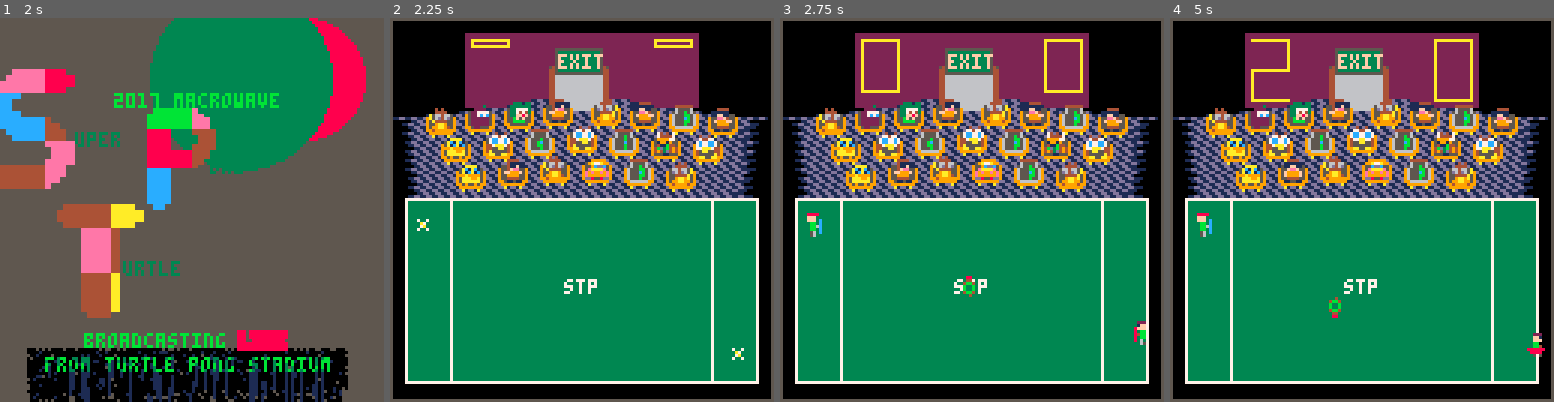
Above: before the commit, frames 1-4 (left to right).
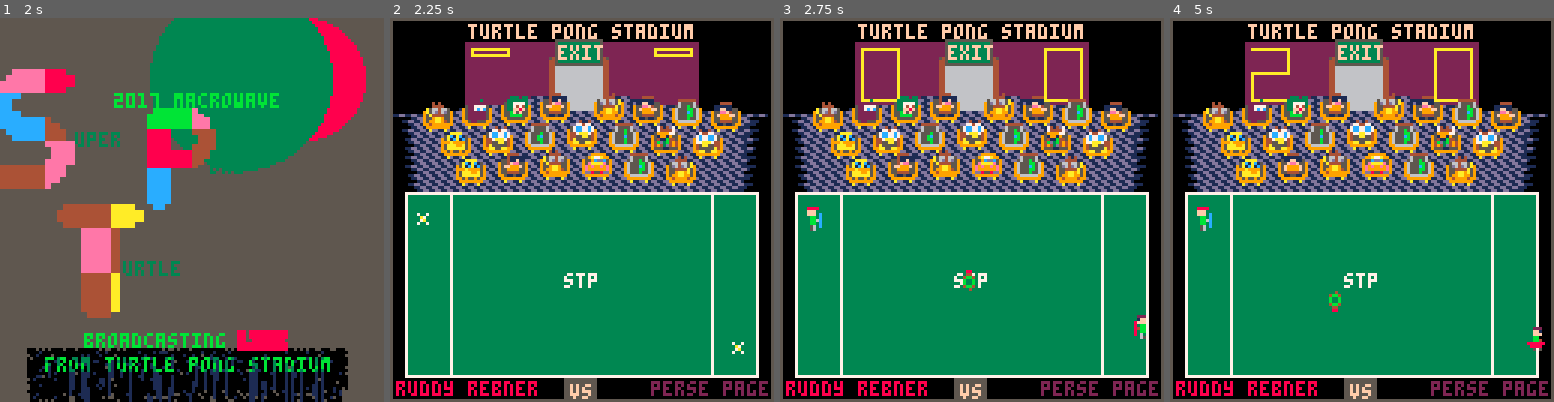
Above: after the commit, the same moments.

Repository: topromulan/STP4
Game: PICO-8 cartridge stp4.p8
The game is run twice, just before and just after one commit, with the same random seed, the same clock (stepped at 60 frames per second) and the same inputs.
Inputs:
- Up to frame 1 (2 s): tap X (X key) at 0.33, 1.07, 1.85 s; tap O (Z key) at 0.7, 1.7 s; hold Right from 1.6 s (still down)
- Up to frame 2 (2.25 s): release Right at 2.1 s; tap O (Z key) at 2.1 s; hold Up from 2.15 s (still down)
- Up to frame 3 (2.75 s): release Up at 2.42 s; hold Right from 2.47 s (still down); tap O (Z key) at 2.5 s
- Up to frame 4 (5 s): tap O (Z key) every 0.4 s from 2.9 to 4.9 s; tap X (X key) at 2.97, 4.08 s; release Right at 3.03 s; hold Left 3.08-3.58 s; hold Down 3.63-3.97 s; hold Right 4.02-4.68 s; hold Up from 4.73 s (still down)

Frame 1 is identical in both runs. In frame 2, 26% of the frame differs, in the area x 0-99%, y 1-100%; in frame 3, 26%; in frame 4, 26%.

Commit message:
new name system and stadium adjustments

Diff:
--- a/stp4.p8
+++ b/stp4.p8
@@ -259,6 +259,18 @@
  players[1].winding_dir=1
  players[2].winding_dir=1
 
+ local lnames={
+  {"red","red","red","rouge","rusty","ruddy","redder","rosy"},
+  {"ricky","ricky","ralf","rancid","remy","rebner","raggy","rose","ray","ruffguy"}
+ }
+ local rnames={
+  {"purple","purple","purplish","p.","plum","perse"},
+  {"pete","pete","page","paddy","padma","price","pinky","pepper","po-po"}
+ }
+
+ players[1].name=lnames[1][1+flr(rnd(#lnames[1]))].." "..lnames[2][1+flr(rnd(#lnames[2]))]
+ players[2].name=rnames[1][1+flr(rnd(#rnames[1]))].." "..rnames[2][1+flr(rnd(#rnames[2]))]
+
  trophy_for_player1=false
  trophy_for_player2=false
  party_message=nil
@@ -271,8 +283,8 @@
  stadium.audience={}
 
  stadium.floor={}
- stadium.floor.top=26
- stadium.floor.height=33
+ stadium.floor.top=25
+ stadium.floor.height=32
  --regular floor
  local rugcolorpairs={{2,14,false},{3,4,false},{1,13,false},{0,5,false},{12,13,false},{12,13,true}}
  local i=1+flr(rnd(#rugcolorpairs))
@@ -282,22 +294,21 @@
  stadium.floor.flicker=rugcolorpairs[i][3]
 
  stadium.seats={
-  {9,27},{22,26},{35,25},{48,24},
-  {64,24},{77,25},{90,26},{103,27},
-
-  {14,36},{28,35},{42,34},
-          {56,33},
-  {70,34},{84,35},{98,36},
-
-  {19,45},{33,44},{47,43},
-  {61,43},{75,44},{89,45},
-
+  {8,25},{21,24},{34,23},{47,22},
+  {65,22},{78,23},{91,24},{104,25},
+
+  {14,34},{28,33},{42,32},
+          {56,31},
+  {70,32},{84,33},{98,34},
+
+  {19,43},{33,42},{47,41},
+  {61,41},{75,42},{89,43},
  }
 
  stadium.field.left=5
  stadium.field.right=122
- stadium.field.top=60
- stadium.field.bottom=121
+ stadium.field.top=58
+ stadium.field.bottom=119
  stadium.field.middle=0.5*(stadium.field.left+stadium.field.right)
  stadium.field.chalkcolor=7
  stadium.field.grasscolor=3
@@ -305,12 +316,14 @@
 
  stadium.display.left=25
  stadium.display.right=102
- stadium.display.top=5
+ stadium.display.top=8
  stadium.display.bottom=29
  stadium.display.lightcolor=10
- stadium.display.woodcolor=2
+ stadium.display.woodcolor=1
+ if(rnd()<0.66) stadium.display.woodcolor=2
+ if(rnd()<0.63) stadium.display.woodcolor=13
  stadium.display.digit_width=12
- stadium.display.digit_height_max=20
+ stadium.display.digit_height_max=17
  stadium.display.digit_heights={2,2}
 
  players[1].x = stadium.field.left + stadium.field.goalzonewidth-13
@@ -415,16 +428,19 @@
  else
   draw_it=false
  end
+ local x1,y1,x2,y2,middle,width
+ middle=0.5*(stadium.field.left+stadium.field.right)
+ width=10
+ x1=middle-width/2 x2=middle+width/2
+ y1=stadium.field.bottom-1 y2=127
  if(draw_it) then
-  local x1,y1,x2,y2,middle,width
-  middle=0.5*(stadium.field.left+stadium.field.right)
-  width=10
-  x1=middle-width/2 x2=middle+width/2
-  y1=stadium.field.bottom+1 y2=127
-  meter_right=x1+(width-1)*(players[num].serve_power/10)
+  local meter_right=x1+(width-1)*(players[num].serve_power/10)
   rect(x1,y1,x2,y2,15)
   rectfill(x1+1,y1+1,x2-1,y2-1,14)
   rectfill(x1+1,y1+1,meter_right,y2-1,8)
+ else
+  rectfill(x1,stadium.field.bottom+1,x2,126,5)
+  print("vs",middle-3,122,15)
  end
 end
 
@@ -588,12 +604,19 @@
  cls()
  rect(0,0,127,127,5) --❎❎❎
 
+ local msg="turtle pong stadium"
+ local clr=15
+ if(rnd()<0.2 and cycles%2==0) clr=7
+ print(msg,64-2*#msg,2,clr)
+
  draw_field()
  draw_scoreboard()
  draw_floor()
+ draw_names()
 
  local exitx=(stadium.display.left+stadium.display.right)/2-12
- local exity=stadium.display.bottom-22
+ local exity=stadium.display.bottom-25
+ draw_door(exitx,exity+3) --just adding a little length
  draw_door(exitx,exity)
 
  draw_audience()
@@ -747,8 +770,12 @@
  end
 end
 
+function draw_names()
+ print(players[1].name,2,121,8)
+ print(players[2].name,127-4*#players[2].name,121,2)
+end
+
 function draw_floor()
-
  for i=1,stadium.floor.height do
   local rad
   if(i<8) then
@@ -807,11 +834,14 @@
  party_started=cycles+1
 
  if(party_message==nil and num==1) then
-  party_message="left player wins"
+  party_message=players[1].name.." wins"
+  plaque_color=8
  elseif(party_message==nil and num==2) then
-  party_message="right player wins"
+  party_message=players[2].name.." wins"
+  plaque_color=2
  else
   party_message="everybody wins!!"
+  plaque_color=4
  end
  music(0)
  party_update()
@@ -847,10 +877,10 @@
  if(party_time>28 and flr(cycles/20)%2==0) then print("that was "..adjective.."!!",25,55,7) end
  local tcolor
  if(party_time>38) then
-  tcolor=11
-  if(party_time>42) rectfill(24,63,28+4+4*#party_message,71,2)
+  tcolor=15
+  if(party_time>42) rectfill(24,63,28+4+4*#party_message,71,plaque_color)
  else
-  if(flr(cycles/1.5)%2==0) tcolor=2 else tcolor=4
+  if(flr(cycles/1.5)%2==0) tcolor=15 else tcolor=plaque_color
  end
  print(party_message,28,65,tcolor)
 
